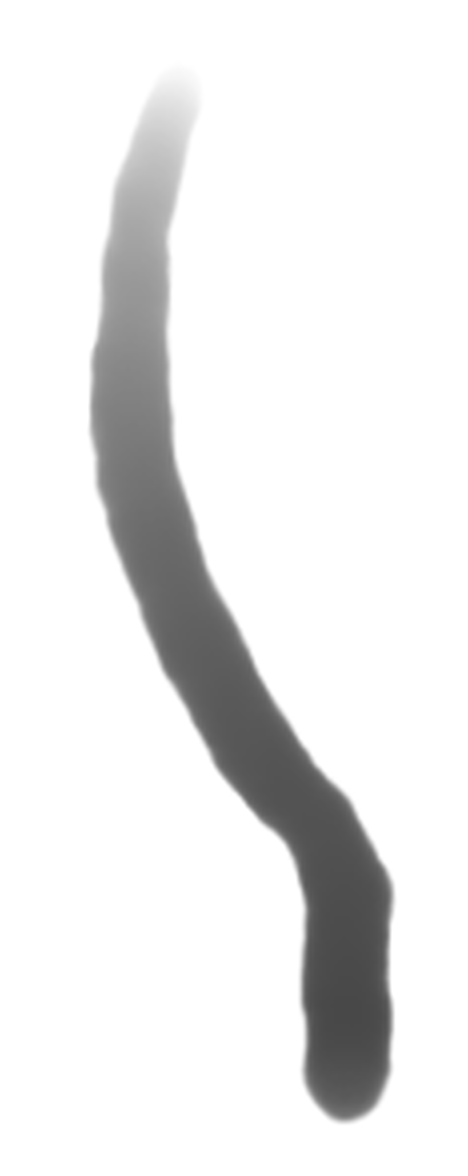
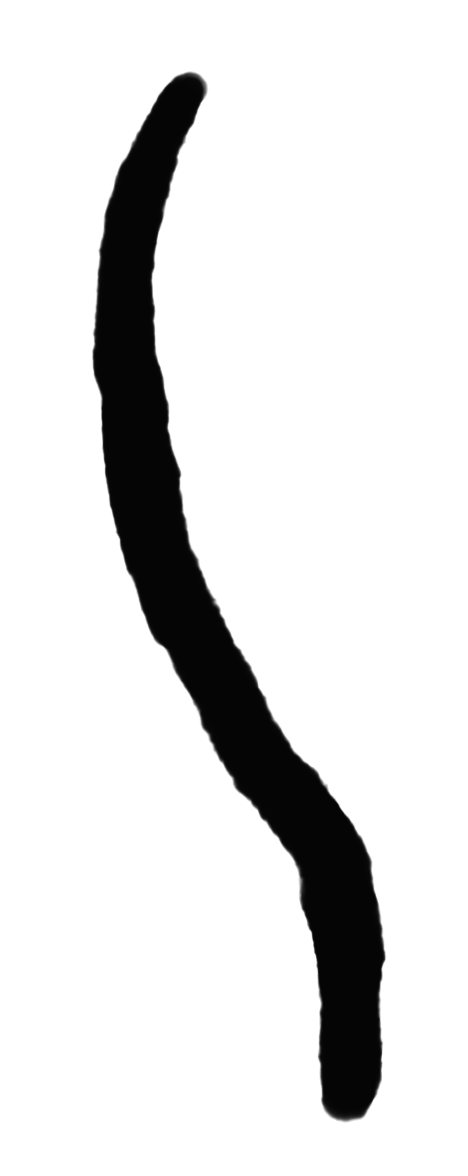
Comparing the layer stacks of the two 468x1176 images. Changes:
added layer "レイヤー7" above "geteken" over [91, 71, 387, 1123]
hid "geteken" over [87, 65, 398, 1126]
